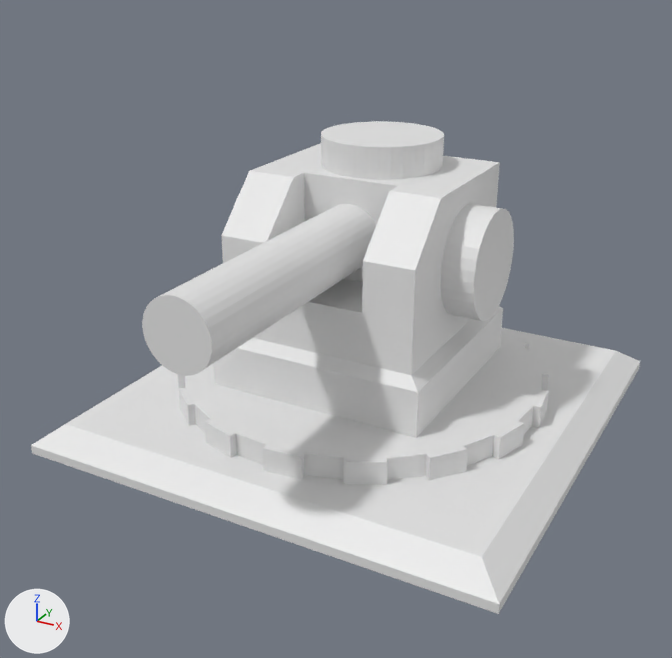
Before and after pictures for a commit that changed the FBX model torretta.fbx.
Rendered twice from a camera (50 mm lens) standing at (1.88, -3.68, 2.13) and looking at (0.02, -0.3, 0.44). The lights are fixed; the arrows at lower left show +X, +Y and +Z. Where no turn or scale is listed for an object, it has been applied to the vertices. Vertices at the same position are counted once.
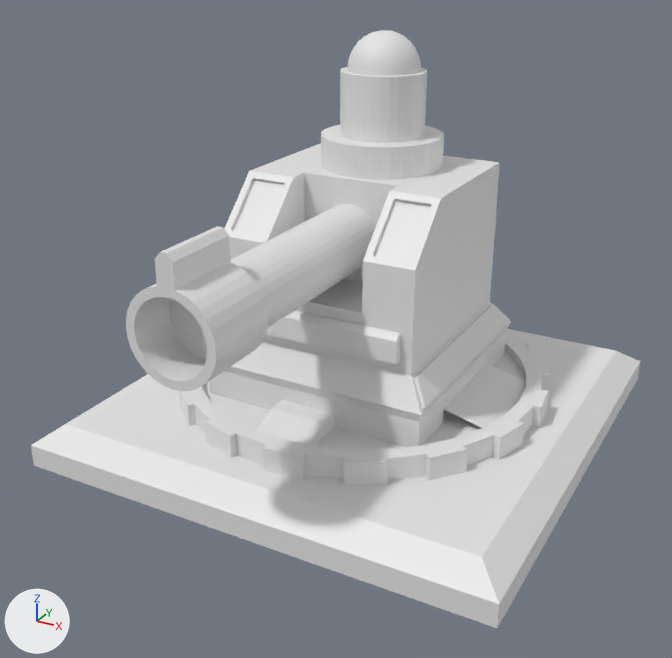
Patch to the scene script:
```diff
--- a/torretta.fbx.py
+++ b/torretta.fbx.py
@@ me_cube_002 @@
 # used by ob_cube; location = (0.0, 0.0, -0.086); rotation_euler = (0.0, 0.0, -3.142), in degrees (0, 0, -180); scale = (-1.34, -1.34, -0.029)
-me_cube_002.from_pydata(...)  # 12 vertices, 10 faces; spans x -0.84..0.84, y -0.84..0.84, z -3.53..0.86
+me_cube_002.from_pydata(...)  # 16 vertices, 14 faces; spans x -0.84..0.84, y -0.84..0.84, z -3.53..3.1
+# me_cube_002 part 4
+# 4 vertices are removed from x -0.84..0.84, y -0.84..0.84, z 0.86
+# 5 faces are deleted
+# 8 vertices are added at x -0.84..0.84, y -0.84..0.84, z 3.1
+# 9 new faces join them
@@ me_cylinder_002 @@
 # used by ob_cylinder_001; location = (0.0, 0.171, 1.117)
-me_cylinder_002.from_pydata(...)  # 64 vertices, 34 faces; spans x -0.282..0.282, y -0.282..0.282, z -0.113..0.113
+me_cylinder_002.from_pydata(...)  # 192 vertices, 162 faces; spans x -0.282..0.282, y -0.282..0.282, z -0.113..0.395
+# me_cylinder_002 part 5
+# 1 face is deleted
+# 64 vertices are added at x -0.194..0.194, y -0.194..0.194, z 0.113..0.298
+# 32 new vertices lie (0.0, 0.0, 0.282) away from vertices in x -0.194..0.194, y -0.194..0.194, z 0.113
+# 32 new vertices lie (0.0, 0.0, 0.097) away from vertices in x -0.153..0.153, y -0.153..0.153, z 0.298
+# 129 new faces join them
@@ me_cylinder @@
 # used by ob_cylinder; location = (0.0, 0.0, 0.065)
-me_cylinder.from_pydata(...)  # 128 vertices, 98 faces; spans x -0.9..0.9, y -0.9..0.9, z -0.06..0.06
+me_cylinder.from_pydata(...)  # 192 vertices, 162 faces; spans x -0.9..0.9, y -0.9..0.9, z -0.06..0.06
+# me_cylinder part 6
+# 1 face is deleted
+# 32 vertices are added at x -0.79..0.79, y -0.79..0.79, z 0.01
+# 32 new vertices lie (0.0, 0.0, 0.05) away from vertices in x -0.79..0.79, y -0.79..0.79, z 0.01
+# 65 new faces join them
@@ me_cube_005 @@
 # used by ob_cube_001; location = (0.0, 0.0, 0.56)
-me_cube_005.from_pydata(...)  # 87 vertices, 74 faces; spans x -0.521..0.521, y -0.513..0.528, z -0.482..0.528
+me_cube_005.from_pydata(...)  # 339 vertices, 314 faces; spans x -0.803..0.805, y -0.806..0.818, z -0.484..0.528
+# me_cube_005 part 3: 12 vertices moved from x -0.521..0.521, y -0.513..0.528, z -0.482 to x -0.539..0.539, y -0.529..0.548, z -0.484; 13 vertices removed from x -0.521..0.521, y -0.513..0.528, z -0.221..0.06; 265 vertices added at x -0.803..0.805, y -0.806..0.818, z -0.484..0.505
@@ me_cylinder_004 @@
 # used by ob_cylinder_003; location = (0.0, -0.755, 0.828)
-me_cylinder_004.from_pydata(...)  # 64 vertices, 34 faces; spans x -0.148..0.148, y -0.644..0.644, z -0.148..0.148
+me_cylinder_004.from_pydata(...)  # 202 vertices, 140 faces; spans x -0.191..0.191, y -0.68..0.644, z -0.191..0.311
+# me_cylinder_004 part 1: a new loose piece of 138 vertices spanning x -0.191..0.191, y -0.68..-0.362, z -0.191..0.311
+# me_cylinder_004 part 2
+# 32 vertices in x -0.148..0.148, y -0.644, z -0.148..0.148 move by (0.0, 0.246, 0.0)
@@ me_torus @@
+me_torus.from_pydata(...)  # 552 vertices, 532 faces; spans x -0.768..0.06, y 0.024..0.301, z -0.299..0.299
@@ me_sphere @@
+me_sphere.from_pydata(...)  # a UV sphere (32 segments, 16 rings, poles along z) spanning x -0.164..0.164, y -0.164..0.164, z -0.164..0.164
@@ ob_cylinder_002 @@
-ob_cylinder_002 = bpy.data.objects.new('Cylinder.002', me_cylinder_005)
-ob_cylinder_002.location = (0.519, 0.053, 0.733)
@@ ob_torus @@
+ob_torus = bpy.data.objects.new('Torus', me_torus)
+ob_torus.location = (0.354, 0.391, 0.735)
@@ ob_sphere @@
+ob_sphere = bpy.data.objects.new('Sphere', me_sphere)
+ob_sphere.location = (0.0, 0.175, 1.519)
```

Location of each change, (x1, y1, x2, y2) in pixels of the pictures (672 x 658 px; the box of a moved part takes in the faces that stretch with it):
'Cube', reshaped: before (31, 328, 640, 614); after (31, 329, 640, 628)
'Cube.001', reshaped (9% wider): before (213, 143, 503, 438); after (209, 143, 526, 447)
'Cylinder', reshaped: before (178, 331, 549, 485); after (179, 331, 549, 485)
'Cylinder.003', reshaped (7% wider, 9% taller): before (142, 204, 376, 376); after (126, 204, 376, 391)
'Cylinder.001', reshaped: before (321, 121, 444, 180); after (321, 67, 444, 180)
'Cylinder.002', deleted: before (235, 193, 514, 321)
'Sphere', added: after (347, 30, 421, 76)
part 1 of me_cylinder_004, added: after (126, 226, 268, 391)
part 2 of me_cylinder_004, moved or reshaped: before (142, 259, 296, 376); after (230, 259, 296, 317)
part 3 of me_cube_005, built on: before (213, 306, 503, 438); after (209, 175, 526, 447)
part 4 of me_cube_002, built on: before (31, 363, 640, 614); after (31, 363, 640, 628)
part 5 of me_cylinder_002, built on: before (337, 121, 444, 145); after (337, 67, 444, 145)
part 6 of me_cylinder, built on: before (185, 341, 542, 458); after (188, 341, 542, 458)
